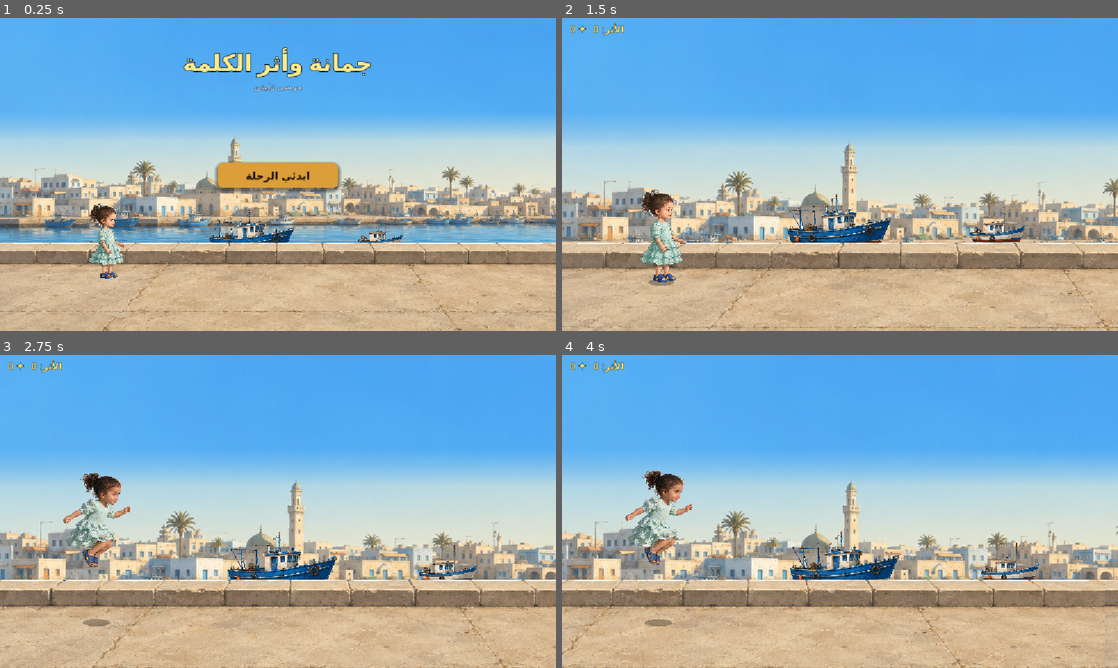
Above: before the commit, frames 1-4 (two rows, left to right).
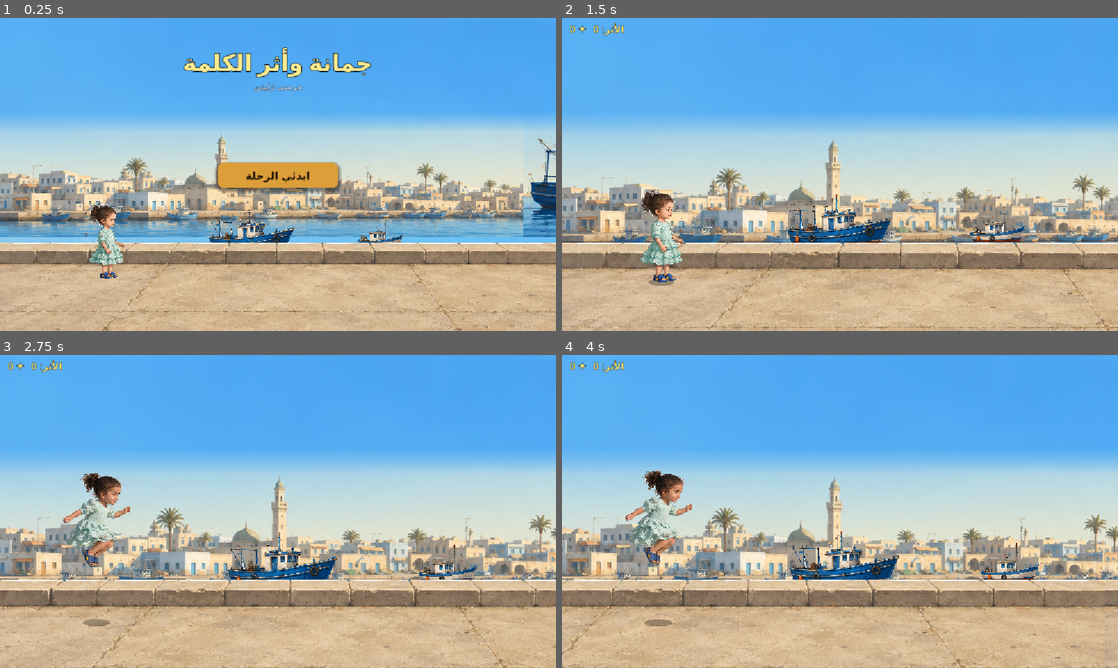
Above: after the commit, the same moments.

Repository: HamzaJwan/Ali-s-Runner
Game: Godot game, scene res://scenes/level2/Level2_Marsa_Playable.tscn
Same seed, same stepped clock (60 frames per second), same inputs: the game is played once before the commit and once after it. This scene is started directly instead of the project's main scene.
Inputs (mouse positions are in pixels of both pictures, inside the frame that each line leads up to):
- Up to frame 1 (0.25 s): no input
- Up to frame 2 (1.5 s): click "ابدئي الرحلة" at 0.5 s; tap Enter (ui_accept) at 1.25 s; move the mouse to (962, 158) at 1.27 s; click (962, 158) at 1.42 s
- Up to frame 3 (2.75 s): tap Enter (ui_accept) at 1.52, 2.27 s; move the mouse to (166, 527) at 2.02 s; click (166, 527) at 2.17 s
- Up to frame 4 (4 s): move the mouse to (895, 442) at 2.77 s; click (895, 442) at 2.92 s; move the mouse to (812, 574) at 3.52 s; click (812, 574) at 3.67 s; tap Enter (ui_accept) at 3.77 s

The runs differ from the first frame. In frame 1, 16% of the frame differs, in the area x 0-100%, y 34-72%; in frame 2, 12%; in frame 3, 12%; in frame 4, 12%.

Commit message:
level2: seamless panorama scroll — merged.png replaces buildings+boats cycle

Diff:
--- a/scripts/level2/level2_asset_manifest.gd
+++ b/scripts/level2/level2_asset_manifest.gd
@@ -42,6 +42,7 @@
 const BG_BUILDINGS := ROOT_BG + "bg_harbor_buildings.png"
 const BG_BOATS     := ROOT_BG + "mg_boats_mid.png"
 const BG_PIER      := ROOT_BG + "fg_pier_ground.png"
+const BG_MERGED    := ROOT_BG + "merged.png"   # panorama: buildings+boats side-by-side
 
 # ── Obstacles ───────────────────────────────────────────────────────────────
 const OBS_CONCRETE := ROOT_OBS + "obs_concrete_block_01.png"
--- a/scripts/level2/level2_marsa_playable.gd
+++ b/scripts/level2/level2_marsa_playable.gd
@@ -175,15 +175,11 @@
 var _bldg_a_x: float = 0.0        # buildings sprite A local X
 var _bldg_b_x: float = VIEW_W     # buildings sprite B local X
 
-# ── Background cycle: alternates between buildings view and boats closeup ──
-# Phase 0 = buildings dominant, boats_mid transparent
-# Phase 1 = boats_mid fades in (closeup of harbor boats)
-# Creates visual variety as Jomana runs through different harbor zones.
-const BG_CYCLE_HOLD    := 8.0   # seconds each view is held
-const BG_CYCLE_FADE    := 1.5   # crossfade duration
-var _bg_phase      := 0         # 0=buildings, 1=boats
-var _bg_timer      := 0.0       # time in current phase
-var _bg_tween: Tween = null
+# ── Merged harbour panorama (buildings + boats, 2203×253px) ─────────────────
+# Scrolls as one continuous strip: city → boats → city → boats → ...
+# Width per copy in world units set after texture loads (_pano_w).
+var _pano_sprites: Array[Sprite2D] = []
+var _pano_w: float = VIEW_W   # panorama world-width per copy (set in _build_merged_panorama)
 
 # ── Boot ──────────────────────────────────────────────────────────────────
 
@@ -216,6 +212,10 @@
 	var any_real := env_loader.setup(bg_node)
 	if not any_real:
 		_build_backgrounds()   # procedural fallback
+
+	# Replace buildings layer with merged panorama (city+boats continuous scroll).
+	# Must run AFTER env_visual so we can replace its sprites.
+	_build_merged_panorama()
 
 	# Hide the GroundBase visual polygon when the real pier PNG is loaded.
 	# GroundBase z_index=-1 renders in front of the pier sprite z_index=-5 and
@@ -295,12 +295,6 @@
 
 	if started and not game_over and not checkpoint_active and not countdown_active and not _harbor_reveal_active:
 		_animate_boats(delta)
-		# Background cycle: alternate between buildings view and boats closeup.
-		_bg_timer += delta
-		if _bg_timer >= BG_CYCLE_HOLD:
-			_bg_timer = 0.0
-			_bg_phase = 1 - _bg_phase
-			_trigger_bg_cycle()
 		# BackgroundMotion-style parallax (same technique as Level 1).
 		# Sprites move left; when a sprite's right edge clears 0, snap it
 		# to follow the other sprite — no hard fmod jump.
@@ -319,9 +313,10 @@
 		if _boats_a_x + VIEW_W <= 0: _boats_a_x = _boats_b_x + VIEW_W
 		if _boats_b_x + VIEW_W <= 0: _boats_b_x = _boats_a_x + VIEW_W
 
+		# Panorama wraps using _pano_w (merged image world width, wider than VIEW_W).
 		_bldg_a_x -= bldg_move;  _bldg_b_x -= bldg_move
-		if _bldg_a_x + VIEW_W <= 0: _bldg_a_x = _bldg_b_x + VIEW_W
-		if _bldg_b_x + VIEW_W <= 0: _bldg_b_x = _bldg_a_x + VIEW_W
+		if _bldg_a_x + _pano_w <= 0: _bldg_a_x = _bldg_b_x + _pano_w
+		if _bldg_b_x + _pano_w <= 0: _bldg_b_x = _bldg_a_x + _pano_w
 		# No per-frame horizontal tracking — camera is fixed.
 		# Look-ahead is baked into _gameplay_cam_pos once at _ready().
 		# _tracking_active and _look_x are kept for compatibility but unused.
@@ -372,10 +367,8 @@
 	_harbor_reveal_active = false
 	_gnd_a_x = 0.0;   _gnd_b_x = VIEW_W
 	_boats_a_x = 0.0; _boats_b_x = VIEW_W
-	_bldg_a_x = 0.0;  _bldg_b_x = VIEW_W
-	_bg_phase = 0;    _bg_timer = 0.0
+	_bldg_a_x = 0.0;  _bldg_b_x = _pano_w
 	boats_layer.visible = false
-	boats_layer.modulate.a = 0.0
 	game_over = false
 	ending_active = false
 	score = 0
@@ -1091,13 +1084,19 @@
 		if sky_a.texture != null:
 			sky_a.scale.x = (VIEW_W * 2.0) / float(sky_a.texture.get_width())
 
-	# ── Buildings: 4% parallax — far city layer, sprites scroll individually ─
+	# ── Merged panorama: city+boats continuous scroll at 4% parallax ─────────
+	# Uses _pano_sprites[0] and [1] loaded from merged.png.
+	# Fallback: if merged.png unavailable, uses env_visual buildings sprites.
 	buildings_layer.position.x = left
 	buildings_layer.position.y = top + VIEW_H * 0.30 / zoom
-	var ba := buildings_layer.get_node_or_null("RealBG_L2_FarBuildingsLayer_0") as Sprite2D
-	var bb := buildings_layer.get_node_or_null("RealBG_L2_FarBuildingsLayer_1") as Sprite2D
-	if ba: ba.position.x = _bldg_a_x
-	if bb: bb.position.x = _bldg_b_x
+	if _pano_sprites.size() >= 2:
+		_pano_sprites[0].position.x = _bldg_a_x
+		_pano_sprites[1].position.x = _bldg_b_x
+	else:
+		var ba := buildings_layer.get_node_or_null("RealBG_L2_FarBuildingsLayer_0") as Sprite2D
+		var bb := buildings_layer.get_node_or_null("RealBG_L2_FarBuildingsLayer_1") as Sprite2D
+		if ba: ba.position.x = _bldg_a_x
+		if bb: bb.position.x = _bldg_b_x
 
 	# ── Boats-mid: CYCLE — shown only during phase 1 of the bg cycle.
 	# When visible, positioned at 30% from top (same level as buildings) so
@@ -1266,26 +1265,44 @@
 		boat.position.y = base_y + sin(_boat_times[i] * TAU / 2.6) * 2.8
 
 
-func _trigger_bg_cycle() -> void:
-	# Kill any active crossfade tween before starting a new one.
-	if _bg_tween != null and _bg_tween.is_valid():
-		_bg_tween.kill()
-	_bg_tween = create_tween().set_pause_mode(Tween.TWEEN_PAUSE_PROCESS)
-
-	if _bg_phase == 1:
-		# Buildings view → Boats closeup: fade boats IN over buildings.
-		# Boats layer is positioned in _update_background_parallax() when visible.
-		boats_layer.visible = true
-		boats_layer.modulate.a = 0.0
-		_bg_tween.tween_property(boats_layer, "modulate:a", 1.0, BG_CYCLE_FADE) \
-			.set_trans(Tween.TRANS_SINE)
-		print("[L2 bg] cycle → boats closeup")
-	else:
-		# Boats closeup → Buildings view: fade boats OUT.
-		_bg_tween.tween_property(boats_layer, "modulate:a", 0.0, BG_CYCLE_FADE) \
-			.set_trans(Tween.TRANS_SINE)
-		_bg_tween.tween_callback(func() -> void: boats_layer.visible = false)
-		print("[L2 bg] cycle → buildings view")
+func _build_merged_panorama() -> void:
+	## Load merged.png (buildings+boats panorama) and replace the buildings layer
+	## sprites with two side-by-side copies of the panorama for seamless scrolling.
+	## The panorama is 2203×253px. Scale it so height = 260 world units (fills harbor zone).
+	var tex := load(L2_MANIFEST.BG_MERGED) as Texture2D
+	if tex == null:
+		push_warning("[L2 pano] merged.png not found — keeping buildings from env_visual")
+		return
+
+	# Remove env_visual sprites from buildings layer (they loaded bg_harbor_buildings.png).
+	for child in buildings_layer.get_children():
+		child.queue_free()
+
+	# Scale uniformly so the panorama is 260 world units tall.
+	var s := 260.0 / float(tex.get_height())
+	_pano_w = float(tex.get_width()) * s   # panorama world width per copy
+	_bldg_a_x = 0.0
+	_bldg_b_x = _pano_w   # second copy starts where first ends
+
+	# Top-fade shader to blend panorama top into the sky seamlessly.
+	var fade_sh := load("res://assets/level2/marsa/shaders/bg_top_fade.gdshader") as Shader
+
+	for i in 2:
+		var spr := Sprite2D.new()
+		spr.name = "Pano_%d" % i
+		spr.texture = tex
+		spr.centered = false
+		spr.scale = Vector2(s, s)
+		spr.position = Vector2(float(i) * _pano_w, 0.0)
+		if fade_sh != null:
+			var mat := ShaderMaterial.new()
+			mat.shader = fade_sh
+			mat.set_shader_parameter("fade_px", 40.0)
+			spr.material = mat
+		buildings_layer.add_child(spr)
+		_pano_sprites.append(spr)
+
+	print("[L2 pano] merged panorama ready: pano_w=%.0f world_units" % _pano_w)
 
 
 func _build_pier() -> void:
Binary file added: assets/level2/marsa/backgrounds/merged.png
Not shown, added: assets/level2/marsa/backgrounds/merged.png.import
